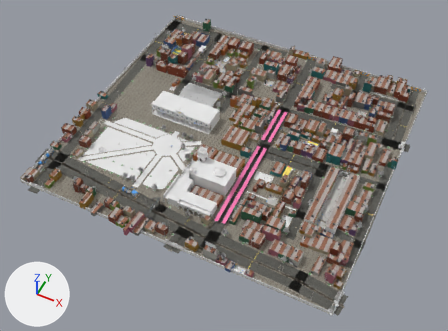
An edit to the Blender file models/mapa/santa_mugre/fuente/santa_mugre.blend, drawn before and after from the same camera.
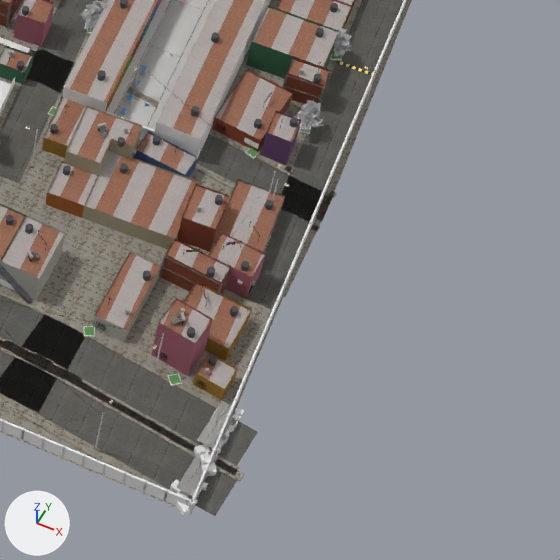
Each version is shown whole from a 50 mm lens placed at (-162.1, -674.2, 338.8), pointed at (-300.9, -396.4, -8.4), then close up on the part from 65% to 93% of the width and 60% to 98% of the height. Lighting does not change. The marker at lower left points along +X, +Y and +Z. The older version's two pictures come first.

In view in the first close-up: 'Calle_0_0', 'Calle_1_0', 'Calle_2_0', 'Calle_3_0', 'Calle_7_0', 'Casa_113', 'Casa_208', 'Casa_242', 'Casa_271', 'Casa_392', 'Casa_523', 'Casa_72', 'Lote_2', 'Lote_29', 'Lote_3', 'Piso', 'Ruta_Avenida_Casa_0', 'Vecindad' and 37 more.
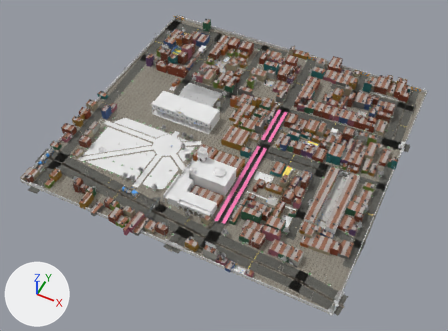
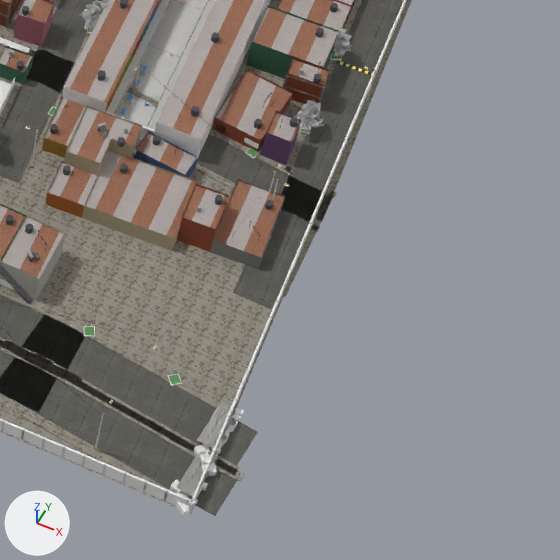
Patch to the scene script:
```diff
--- a/models/mapa/santa_mugre/fuente/santa_mugre.blend.py
+++ b/models/mapa/santa_mugre/fuente/santa_mugre.blend.py
@@ ob_casa_72 @@
-ob_casa_72 = bpy.data.objects.new('Casa_72', me_casa_72)
-ob_casa_72.location = (-195.4, -458.9, 0.0)
@@ ob_casa_208 @@
-ob_casa_208 = bpy.data.objects.new('Casa_208', me_casa_208)
-ob_casa_208.location = (-205.1, -454.2, 0.0)
@@ ob_casa_242 @@
-ob_casa_242 = bpy.data.objects.new('Casa_242', me_casa_242)
-ob_casa_242.location = (-192.9, -443.3, 0.0)
@@ ob_casa_271 @@
-ob_casa_271 = bpy.data.objects.new('Casa_271', me_casa_271)
-ob_casa_271.location = (-192.9, -452.8, 0.0)
@@ ob_casa_523 @@
-ob_casa_523 = bpy.data.objects.new('Casa_523', me_casa_523)
-ob_casa_523.location = (-197.6, -446.8, 0.0)
@@ ob_lote_3 @@
-ob_lote_3 = bpy.data.objects.new('Lote_3', me_lote_3)
-ob_lote_3.location = (-189.2, -461.2, 0.0)
```

Location of each change, [x1, y1, x2, y2] in pixels of the close-ups (560 x 560 px):
'Casa_208', deleted: before [92, 251, 161, 342]
    faces in mat_azotea: [95, 253, 161, 330]
    faces in mat_fachada_kit (its picture is missing): [92, 251, 161, 342]
'Casa_72', deleted: before [151, 298, 213, 376]
    faces in mat_fachada_kit (its picture is missing): [151, 298, 213, 376]
    faces in mat_azotea: [160, 300, 212, 343]
    faces in mat_detalle_kit (its picture is missing): [155, 308, 186, 361]
'Casa_271', deleted: before [183, 283, 252, 361]
    faces in mat_azotea: [184, 283, 250, 349]
    faces in mat_fachada_kit (its picture is missing): [183, 283, 252, 361]
'Casa_523', deleted: before [159, 239, 231, 295]
    faces in mat_fachada_kit (its picture is missing): [159, 239, 231, 295]
    faces in mat_azotea: [166, 240, 229, 282]
'Casa_242', deleted: before [208, 232, 266, 299]
    faces in mat_azotea: [209, 234, 264, 277]
    faces in mat_fachada_kit (its picture is missing): [208, 232, 266, 299]
'Lote_3', deleted: before [193, 353, 237, 400]
    faces in mat_azotea: [196, 355, 237, 389]
    faces in mat_fachada_kit (its picture is missing): [193, 353, 237, 400]
